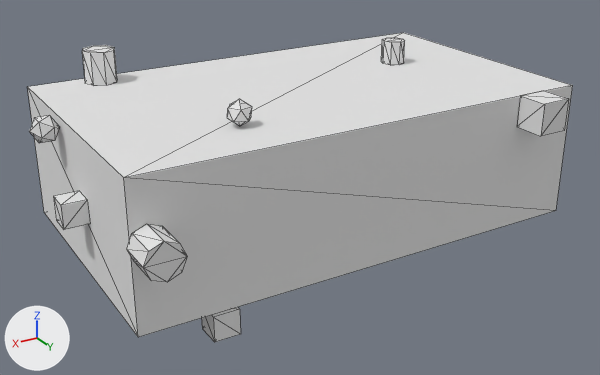
What one commit did to the glTF model public/Objects/object06_medium.glb.
One viewpoint serves both versions: a 50 mm lens placed at (3.0, 4.99, 2.2), pointed at (0.09, 0.13, -0.23). Every picture has the same lights, and +X, +Y and +Z are marked at lower left. The first picture is the older version. Mesh edges are drawn as thin lines. Vertices at exactly the same position are counted once.

Names of what the first picture shows: 'object06_medium'.
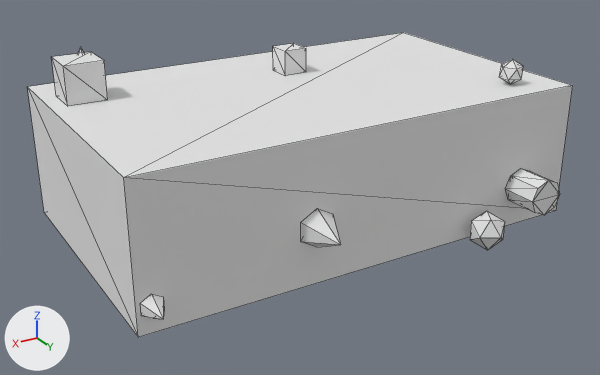
The change in detail:
me_cube_058 is used by ob_object06_medium; location (0.0, 0.0, 0.0).
me_cube_058 had 104 vertices, 172 faces and spanned x -1.7..1.89, y -1.0..1.25, z -0.68..0.74.
me_cube_058 now has 128 vertices, 204 faces and spans x -1.7..1.7, y -1.28..1.28, z -0.73..0.78.
me_cube_058 part 1: the loose piece of 16 vertices spanning x 1.47..1.72, y 1.0..1.25, z -0.05..0.2 is moved by (-2.86, 0.01, -0.27).
me_cube_058 part 2: the loose piece of 12 vertices spanning x 0.7..0.86, y 0.49..0.64, z 0.5..0.68 is turned -90 degrees about the x axis through its middle and scaled by 1.55, then moved by (-1.64, 0.57, -0.99).
me_cube_058 part 3: the loose piece of 8 vertices spanning x -1.41..-1.18, y 1.0..1.23, z 0.28..0.51 is turned 90 degrees about the x axis through its middle and scaled by 1.21, then moved by (2.74, -1.64, 0.25).
me_cube_058 part 4: the loose piece of 12 vertices spanning x 1.7..1.89, y -0.3..-0.14, z 0.34..0.51 is turned -90 degrees about the y axis through its middle and scaled by 0.961, then moved by (-3.13, 0.96, 0.17).
me_cube_058 part 5: the loose piece of 8 vertices spanning x 1.7..1.87, y 0.08..0.25, z -0.08..0.09 is turned -90 degrees about the y axis through its middle and scaled by 1.12, then moved by (-1.92, -0.56, 0.59).
me_cube_058 part 6: the loose piece of 16 vertices spanning x -1.06..-0.88, y -0.29..-0.11, z 0.5..0.68 is turned 90 degrees about the x axis through its middle and scaled by 1.54, then moved by (0.63, -0.94, -0.81).
me_cube_058 part 7: a new loose piece, a 6-sided cone pointing to +y spanning x 0.36..0.6, y 1.0..1.27, z -0.24..0.04, in mat_mat_object06_medium (white #e5e5e5).
me_cube_058 part 8: a new loose piece, a 6-sided cone pointing to +y spanning x 1.53..1.67, y 1.0..1.16, z -0.4..-0.24, in mat_mat_object06_medium (white #e5e5e5).
me_cube_058 part 9: the loose piece of 16 vertices spanning x 1.07..1.32, y -0.98..-0.74, z 0.5..0.74 is deleted.
me_cube_058 part 10: the loose piece of 8 vertices spanning x 1.05..1.23, y 0.85..1.03, z -0.68..-0.5 is deleted.
Other edits to the shape of me_cube_058 do not show in these pictures.

What differs and where, as boxes [x1, y1, x2, y2] in the pictures (600 x 375 px; the box of a moved part takes in the faces that stretch with it):
'object06_medium', reshaped: before [27, 33, 573, 342]; after [27, 33, 573, 337]
part 1 of me_cube_058, moved or reshaped: before [127, 224, 187, 282]; after [506, 168, 560, 215]
part 2 of me_cube_058, moved or reshaped: before [227, 99, 252, 126]; after [470, 211, 505, 250]
part 3 of me_cube_058, moved or reshaped: before [517, 91, 569, 136]; after [52, 52, 108, 106]
part 4 of me_cube_058, moved or reshaped: before [29, 115, 59, 143]; after [499, 59, 524, 84]
part 5 of me_cube_058, moved or reshaped: before [53, 191, 90, 230]; after [273, 43, 306, 76]
part 6 of me_cube_058, moved or reshaped (not visible afterwards): before [381, 38, 405, 65]
part 7 of me_cube_058, added: after [301, 208, 341, 247]
part 8 of me_cube_058, added: after [140, 294, 164, 319]
part 9 of me_cube_058, deleted: before [82, 45, 117, 86]
part 10 of me_cube_058, deleted: before [202, 307, 241, 342]
